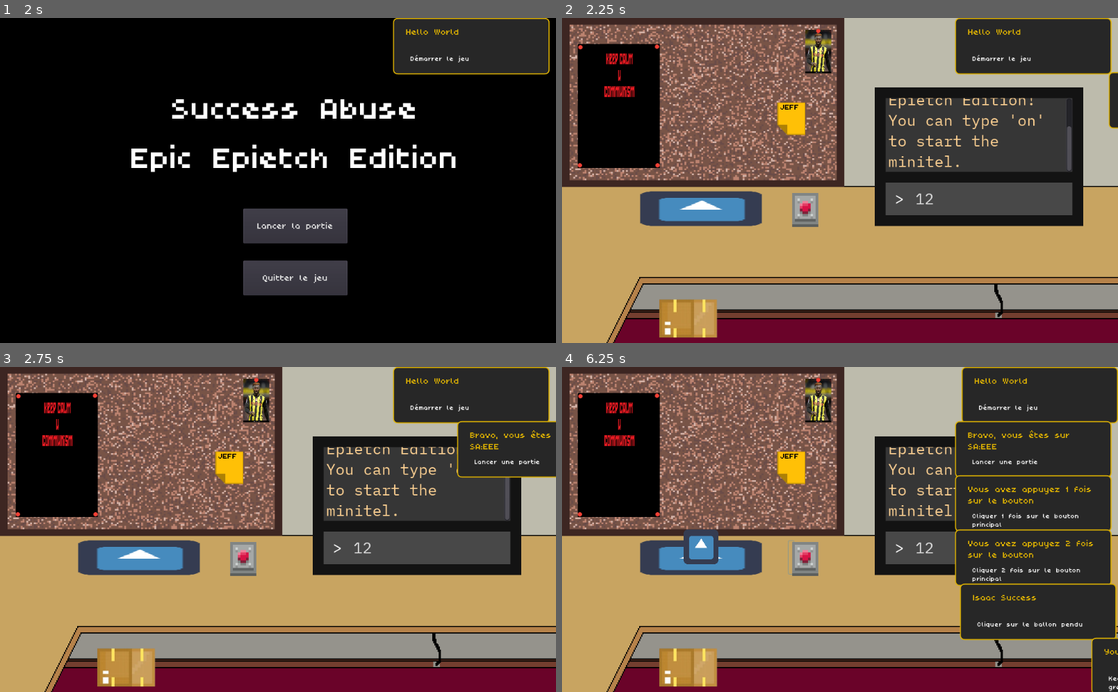
Above: before the commit, frames 1-4 (two rows, left to right).
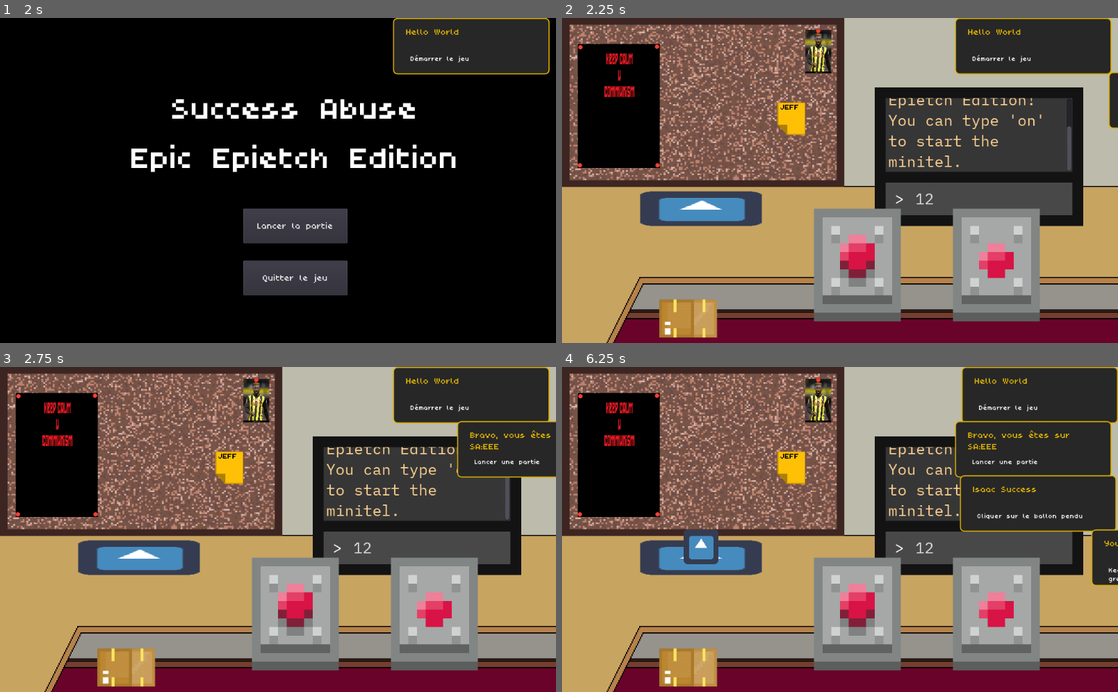
Above: after the commit, the same moments.

Repository: Armindster/success-abuse-epic-epietch-edition
Game: Godot game, scene res://Game/GameScreen.tscn
The game is run twice, just before and just after one commit, with the same random seed, the same clock (stepped at 60 frames per second) and the same inputs. The engine's default icon, where the game draws it, is replaced by a stand-in: a white triangle on a blue panel in a dark square.
Inputs (mouse positions are in pixels of both pictures, inside the frame that each line leads up to; where the layout moved, square brackets give the same spot in the first picture):
- Up to frame 1 (2 s): click (433, 200) at 0.52 s; type "12" at 0.6 s; click (366, 261) [227, 209] at 1.25 s
- Up to frame 2 (2.25 s): click "Lancer la partie" at 2 s
- Up to frame 3 (2.75 s): no input
- Up to frame 4 (6.25 s): click (928, 610) [789, 558] at 2.75 s; click (928, 610) [789, 558] at 3.5 s; move the mouse to (689, 666) at 4.27 s; click (689, 666) at 4.42 s; move the mouse to (817, 399) at 5.02 s; click (817, 399) at 5.17 s; move the mouse to (617, 454) at 5.77 s; click (617, 454) at 5.92 s

Frame 1 is identical in both runs. In frame 2, 10% of the frame differs, in the area x 41-86%, y 53-94%; in frame 3, 10%; in frame 4, 17%, in the area x 40-100%, y 33-100%.
Error after the commit: Invalid set index 'frame' (on base: 'null instance') with value of type 'int'. (res://Bouton/Bouton.gd:36)

Commit message:
Partially fix button 2 : Electric Boogaloo

Diff:
--- a/Bouton/Bouton.tscn
+++ b/Bouton/Bouton.tscn
@@ -11,20 +11,12 @@
 "_edit_use_anchors_": false
 }
 
-[node name="Button" type="Button" parent="."]
+[node name="Button" type="TextureButton" parent="."]
 anchor_right = 1.0
 margin_right = -960.0
 margin_bottom = 63.0
-flat = true
-__meta__ = {
-"_edit_use_anchors_": false
-}
-
-[node name="Sprite" type="Sprite" parent="Button"]
-position = Vector2( 32, 32 )
-scale = Vector2( 0.3, 0.3 )
-texture = ExtResource( 1 )
-hframes = 2
+texture_normal = ExtResource( 1 )
+texture_pressed = ExtResource( 1 )
 
 [node name="Timer" type="Timer" parent="."]
 wait_time = 0.25
